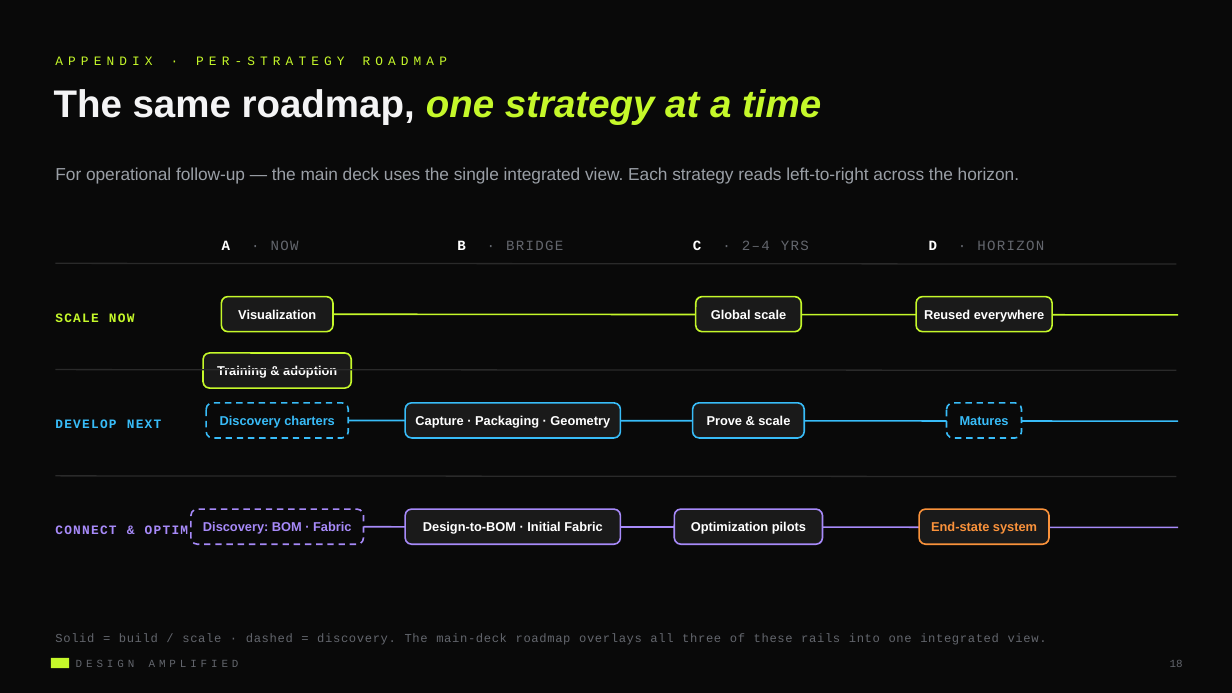
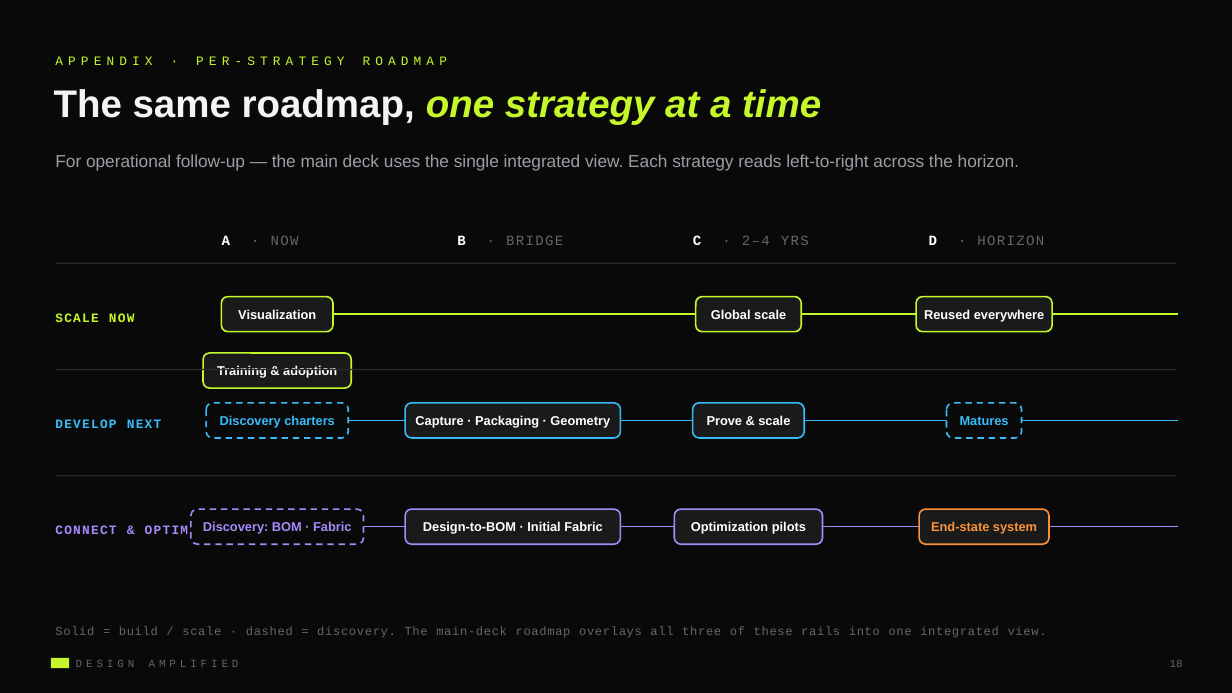
Before and after one commit to LG-Succe55/CLAUDE, a slide deck: slide 18 of Design_Amplified.pptx. Drawn at 1232x693 pixels with LibreOffice and Linux fonts; fonts in the diff are those of the drawing. Boxes give left, top, right and bottom in pixels: in the first picture for what was removed or moved away, otherwise in the second. Text is boxed around its words. In the diff, an @@ line names an element or a change of style, - is before the commit and + after.

```diff
--- a/Design_Amplified.pptx
+++ b/Design_Amplified.pptx
@@ line removed from (55, 370) to (1177, 371) @@
@@ rectangle added at (55,369,1177,370), fill #2A2A2A @@
@@ vertical alignment middle to top in 6 elements at (55,154,1019,171), (222,235,299,245), (457,234,563,249), (693,235,809,245), (929,236,1044,245), (55,627,1047,638) @@
```
Also in this commit, not shown: 16 other slides changed, 1 other file.
